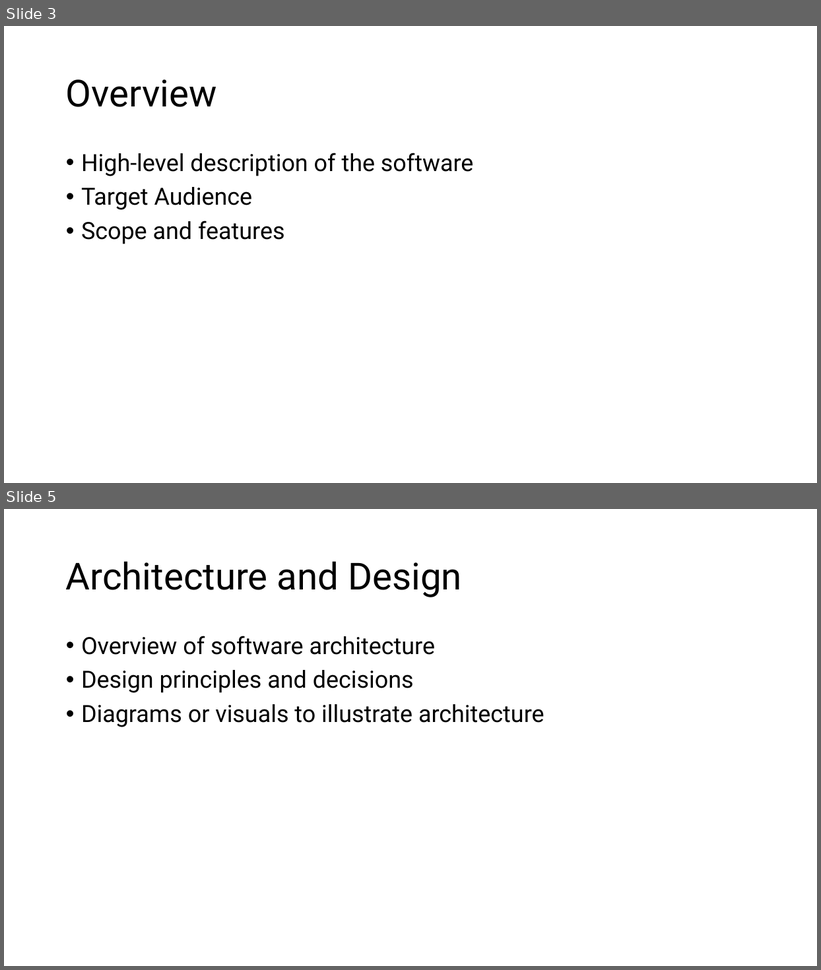
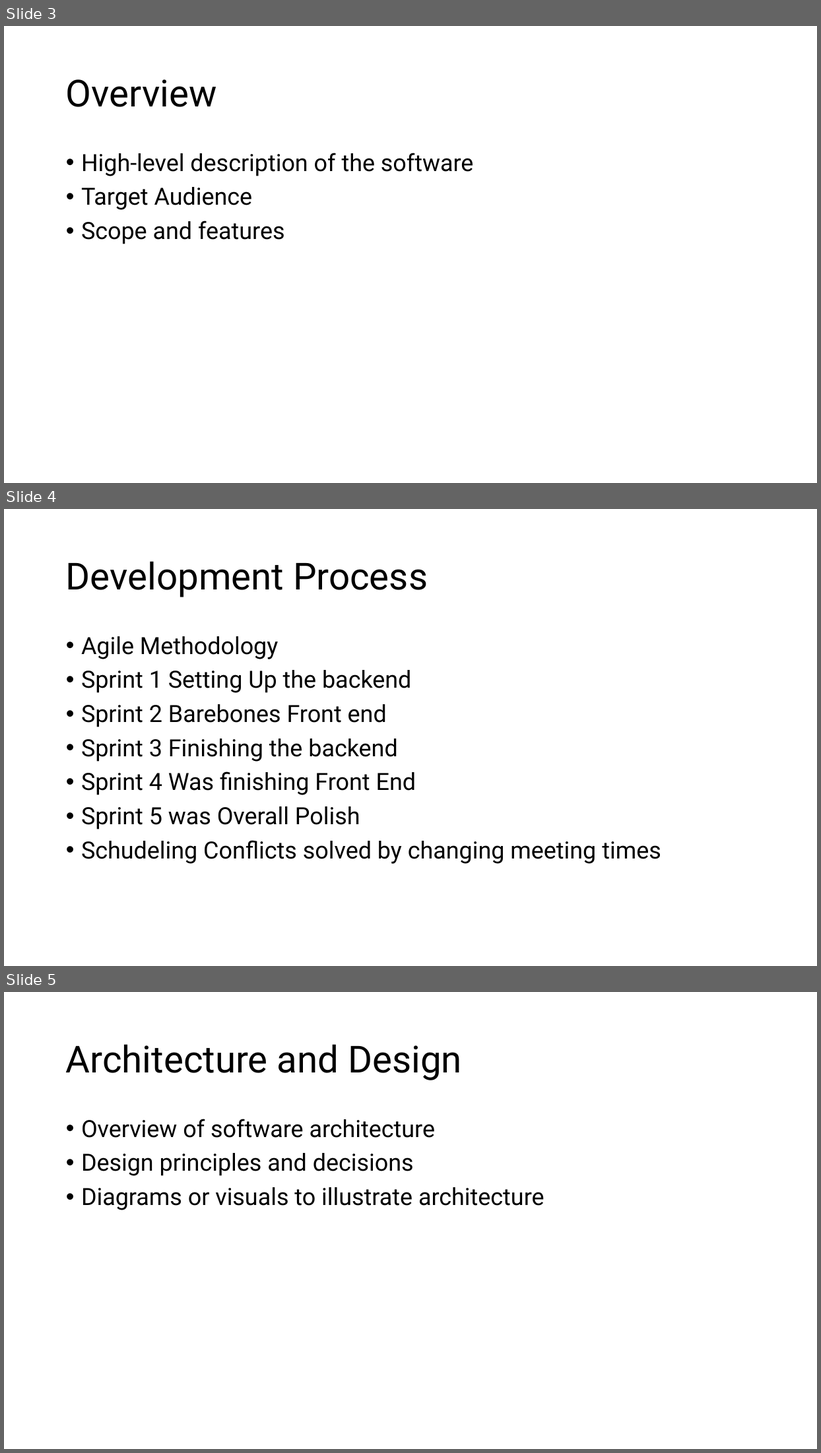
Before and after one commit to WakeTechBrandon/Bombastic-Bookstore, a slide deck: ProjectPresentation.pptx. Shown one above the other, each under a label of ours: slides 3 and 5 before the commit, slides 3, 4 and 5 after it; the slides between them are not shown. The pictures are 821x970 and 821x1453 pixels, drawn with LibreOffice and Linux fonts; fonts in the diff are those of the drawing. Boxes give left, top, right and bottom in pixels: in the first picture for what was removed or moved away, otherwise in the second. Text is boxed around its words. In the diff, an @@ line names an element or a change of style, - is before the commit and + after.

Commit message:
Team Meeting Changes

```diff
--- a/ProjectPresentation.pptx
+++ b/ProjectPresentation.pptx
@@ slide 4 added at (x1=4, y1=509, x2=817, y2=966), background #FFFFFF @@
@@ title added at (x1=66, y1=561, x2=428, y2=597), 44 pt, text #000000 @@
+Development Process
@@ text added at (x1=81, y1=636, x2=661, y2=864), 28 pt, text #000000 @@
+• Agile Methodology
+• Sprint 1 Setting Up the backend
+• Sprint 2 Barebones Front end
+• Sprint 3 Finishing the backend
+• Sprint 4 Was finishing Front End
+• Sprint 5 was Overall Polish
+• Schudeling Conflicts solved by changing meeting times
```
Also in this commit, not shown: 4 slides changed, 2 other slides added, 3 slides removed, 1 other file.
